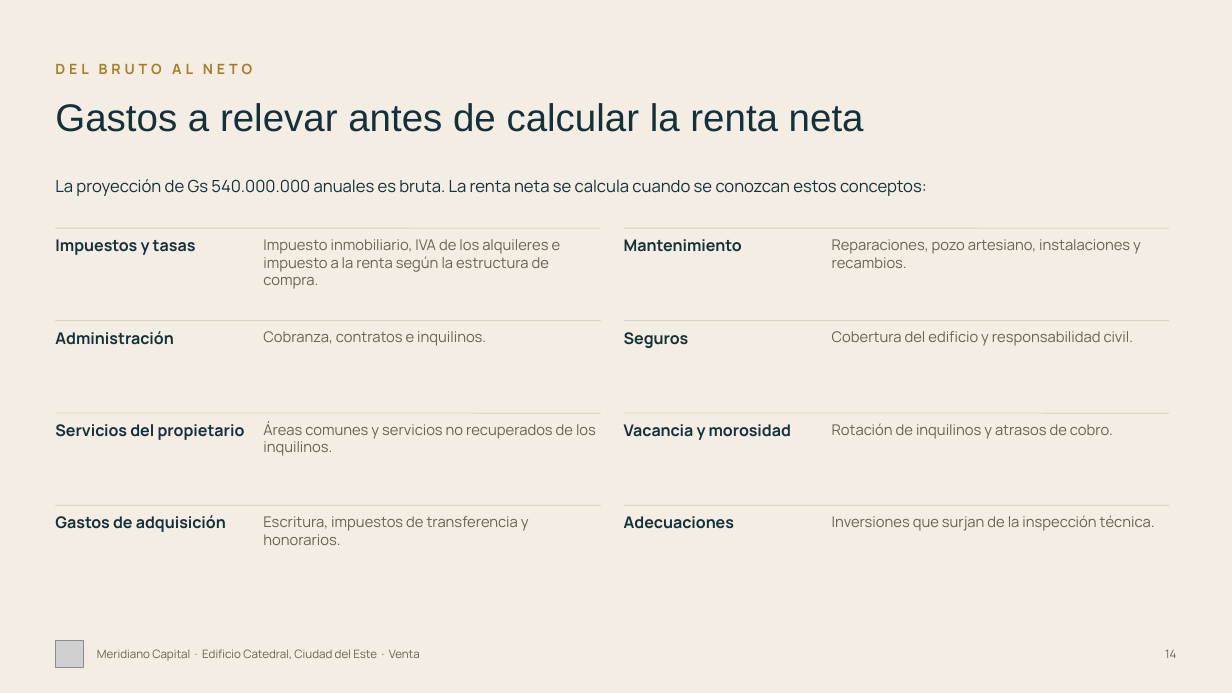
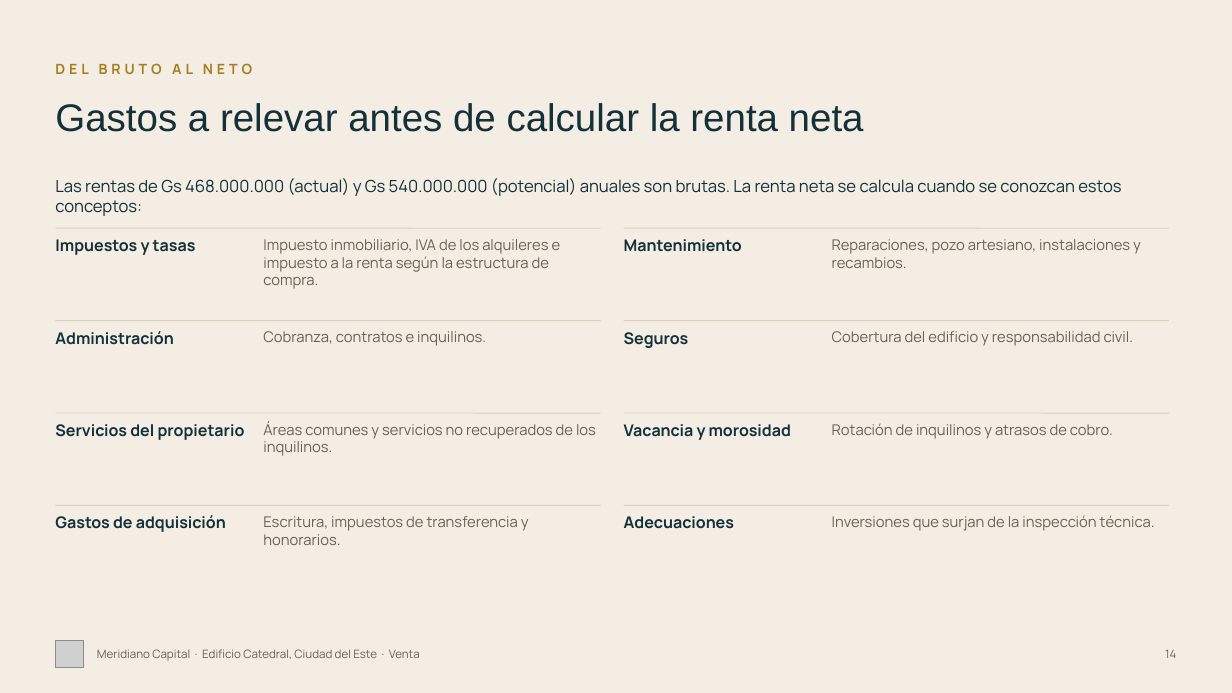
Before and after one commit to juanjosecastillo608/Meridiano-Capital, a slide deck: slide 14 of projects/meridiano-capital/presentaciones/edificio-catedral/entregables/Edificio_Catedral_Meridiano_FINAL.pptx. Drawn at 1232x693 pixels with LibreOffice and Linux fonts; fonts in the diff are those of the drawing; grey boxes stand for pictures. Boxes give left, top, right and bottom in pixels: in the first picture for what was removed or moved away, otherwise in the second. Text is boxed around its words. In the diff, an @@ line names an element or a change of style, - is before the commit and + after.

```diff
--- a/projects/meridiano-capital/presentaciones/edificio-catedral/entregables/Edificio_Catedral_Meridiano_FINAL.pptx
+++ b/projects/meridiano-capital/presentaciones/edificio-catedral/entregables/Edificio_Catedral_Meridiano_FINAL.pptx
@@ text at [55, 178, 1121, 216]: text changed @@
-La proyección de Gs 540.000.000 anuales es bruta. La renta neta se calcula cuando se conozcan estos conceptos:
+Las rentas de Gs 468.000.000 (actual) y Gs 540.000.000 (potencial) anuales son brutas. La renta neta se calcula cuando se conozcan estos conceptos:
```
Also in this commit, not shown: 11 other slides changed, 16 other files.
